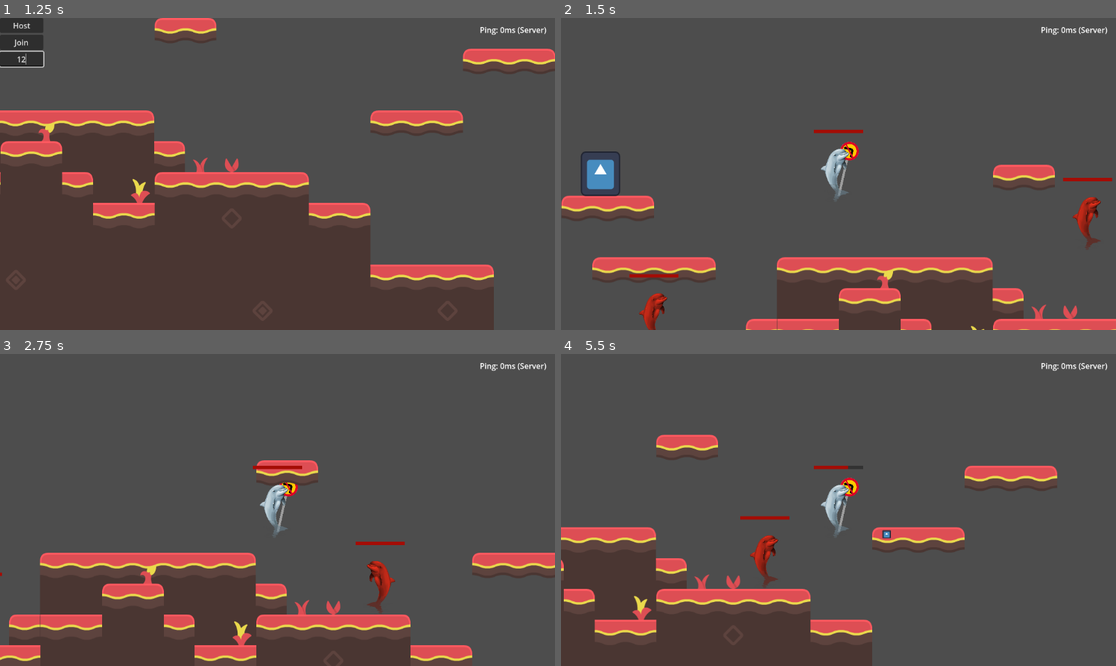
Above: before the commit, frames 1-4 (two rows, left to right).
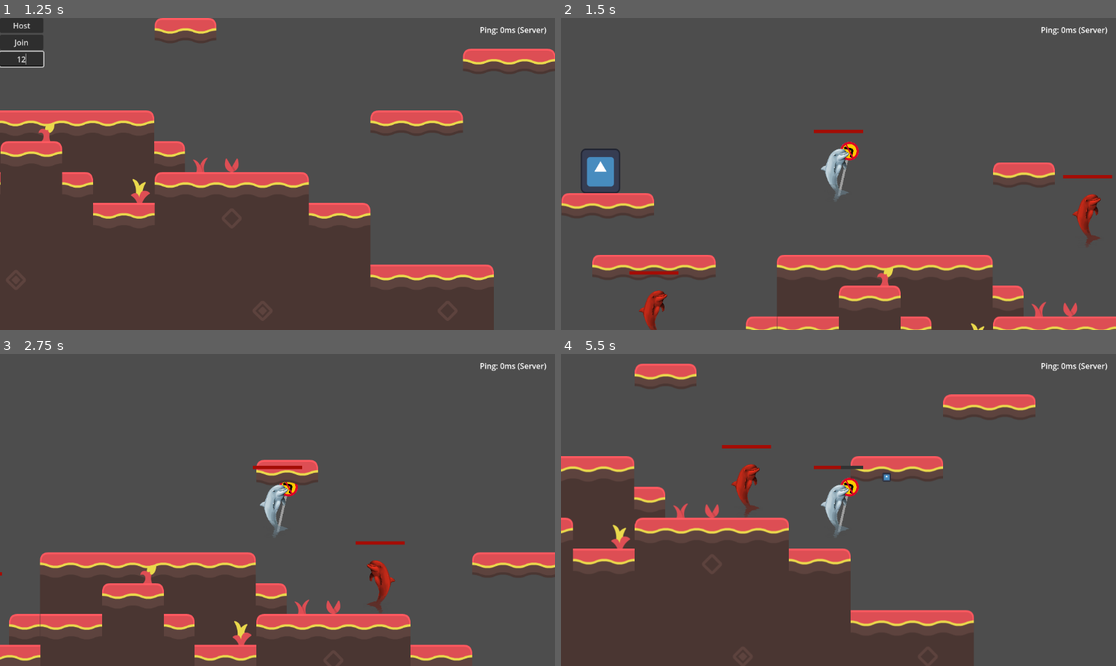
Above: after the commit, the same moments.

Repository: A-vd-E/Eget-spel
Game: Godot game, scene res://scenes/main.tscn
The game is run twice, just before and just after one commit, with the same random seed, the same clock (stepped at 60 frames per second) and the same inputs. The engine's default icon, where the game draws it, is replaced by a stand-in: a white triangle on a blue panel in a dark square.
Inputs (mouse positions are in pixels of both pictures, inside the frame that each line leads up to):
- Up to frame 1 (1.25 s): click (22, 58) at 0.52 s; type "12" at 0.6 s
- Up to frame 2 (1.5 s): click "Host" at 1.25 s
- Up to frame 3 (2.75 s): hold D (right) from 2.03 s (still down); tap C (dash) at 2.1 s; tap Space (jump) at 2.27, 2.3, 2.57 s
- Up to frame 4 (5.5 s): tap Space (jump) at 2.85, 3.02, 3.32, 3.8, 4.52, 4.82, 5.27, 5.3 s; tap C (dash) at 3.05, 3.6, 4.55 s; release D (right) at 3.53 s; hold A (left) 3.53-4.28 s; hold D (right) from 4.28 s (still down); tap X (melee_attack) at 4.35 s; tap F (ranged_attack) at 5.1 s

Frame 1 is identical in both runs. In frame 2, 5.6% of the frame differs, in the area x 0-100%, y 41-100%; in frame 3, 1.4%; in frame 4, 22%, in the area x 0-90%, y 3-100%.

Commit message:
Add falling state and wall jump

Diff:
--- a/scenes/player.tscn
+++ b/scenes/player.tscn
@@ -9,13 +9,15 @@
 [ext_resource type="Script" uid="uid://csf0ypjefua5c" path="res://scripts/combat/attacking/attack_ability.gd" id="7_fjrip"]
 [ext_resource type="Texture2D" uid="uid://c566agru67r15" path="res://assets/images/Screenshot from 2026-04-28 13-41-57.png" id="8_smehm"]
 [ext_resource type="Script" uid="uid://bmoimaulsf86r" path="res://scripts/states/state_machine.gd" id="8_ur7pv"]
-[ext_resource type="Script" uid="uid://cgsfsyyqyr1xh" path="res://scripts/states/active_states/idle_state.gd" id="9_y4r1p"]
-[ext_resource type="Script" uid="uid://bmtsnkf7xk3ws" path="res://scripts/states/active_states/jump_state.gd" id="10_d2wvv"]
-[ext_resource type="Script" uid="uid://c0arskwrttllr" path="res://scripts/states/active_states/walk_state.gd" id="11_3v2ag"]
-[ext_resource type="Script" uid="uid://bij3pej27y3os" path="res://scripts/states/active_states/dash_state.gd" id="12_3v2ag"]
-[ext_resource type="Script" uid="uid://bmngkirunbide" path="res://scripts/states/active_states/hurt_state.gd" id="14_a8ls1"]
-[ext_resource type="Script" uid="uid://bvr046aph7mv7" path="res://scripts/states/passive_states/alive_state.gd" id="14_oprun"]
-[ext_resource type="Script" uid="uid://bcp4ynm217us8" path="res://scripts/states/passive_states/death_state.gd" id="15_a8ls1"]
+[ext_resource type="Script" uid="uid://cgsfsyyqyr1xh" path="res://scripts/states/temporary_states/idle_state.gd" id="9_y4r1p"]
+[ext_resource type="Script" uid="uid://bmtsnkf7xk3ws" path="res://scripts/states/temporary_states/jump_state.gd" id="10_d2wvv"]
+[ext_resource type="Script" uid="uid://c0arskwrttllr" path="res://scripts/states/temporary_states/walk_state.gd" id="11_3v2ag"]
+[ext_resource type="Script" uid="uid://bij3pej27y3os" path="res://scripts/states/temporary_states/dash_state.gd" id="12_3v2ag"]
+[ext_resource type="Script" uid="uid://bmngkirunbide" path="res://scripts/states/temporary_states/hurt_state.gd" id="14_a8ls1"]
+[ext_resource type="Script" uid="uid://bvr046aph7mv7" path="res://scripts/states/lasting_states/alive_state.gd" id="14_oprun"]
+[ext_resource type="Script" uid="uid://bcp4ynm217us8" path="res://scripts/states/lasting_states/death_state.gd" id="15_a8ls1"]
+[ext_resource type="Script" uid="uid://cumef0317i5mv" path="res://scripts/states/temporary_states/wall_jump_state.gd" id="15_fulsm"]
+[ext_resource type="Script" uid="uid://bttmjyaeme84k" path="res://scripts/states/temporary_states/fall_state.gd" id="16_4r5pv"]
 
 [sub_resource type="SceneReplicationConfig" id="SceneReplicationConfig_tuyoq"]
 properties/0/path = NodePath(".:player_id")
@@ -195,6 +197,9 @@
 script = ExtResource("10_d2wvv")
 metadata/_custom_type_script = "uid://bmtsnkf7xk3ws"
 
+[node name="wall_jump_buffer_timer" type="Timer" parent="ActionsStateMachine/JumpState" unique_id=1358830638]
+wait_time = 0.05
+
 [node name="WalkState" type="Node" parent="ActionsStateMachine" unique_id=205268049]
 script = ExtResource("11_3v2ag")
 metadata/_custom_type_script = "uid://c0arskwrttllr"
@@ -212,6 +217,20 @@
 
 [node name="stun_duration_timer" type="Timer" parent="ActionsStateMachine/HurtState" unique_id=1138116383]
 wait_time = 0.3
+
+[node name="WallJumpState" type="Node" parent="ActionsStateMachine" unique_id=428585659]
+script = ExtResource("15_fulsm")
+metadata/_custom_type_script = "uid://cumef0317i5mv"
+
+[node name="wall_jump_timer" type="Timer" parent="ActionsStateMachine/WallJumpState" unique_id=1935086018]
+wait_time = 0.2
+
+[node name="FallState" type="Node" parent="ActionsStateMachine" unique_id=430273992]
+script = ExtResource("16_4r5pv")
+metadata/_custom_type_script = "uid://bttmjyaeme84k"
+
+[node name="wall_jump_buffer_timer" type="Timer" parent="ActionsStateMachine/FallState" unique_id=601628456]
+wait_time = 0.05
 
 [node name="StatusStateMachine" type="Node" parent="." unique_id=828353105 node_paths=PackedStringArray("initial_state")]
 script = ExtResource("8_ur7pv")
@@ -230,6 +249,9 @@
 [connection signal="timeout" from="InputSynchronizer/jump_buffer_timer" to="InputSynchronizer" method="_on_jump_buffer_timer_timeout"]
 [connection signal="timeout" from="AttackComponent/attack_again_timer" to="AttackComponent" method="_on_attack_again_timer_timeout"]
 [connection signal="timeout" from="AttackComponent/lock_turning_timer" to="AttackComponent" method="_on_lock_turning_timer_timeout"]
+[connection signal="timeout" from="ActionsStateMachine/JumpState/wall_jump_buffer_timer" to="ActionsStateMachine/JumpState" method="_on_wall_jump_buffer_timer_timeout"]
 [connection signal="timeout" from="ActionsStateMachine/DashState/dash_again_timer" to="ActionsStateMachine/DashState" method="_on_dash_again_timer_timeout"]
 [connection signal="timeout" from="ActionsStateMachine/HurtState/stun_duration_timer" to="ActionsStateMachine/HurtState" method="_on_stun_duration_timer_timeout"]
+[connection signal="timeout" from="ActionsStateMachine/WallJumpState/wall_jump_timer" to="ActionsStateMachine/WallJumpState" method="_on_wall_jump_timer_timeout"]
+[connection signal="timeout" from="ActionsStateMachine/FallState/wall_jump_buffer_timer" to="ActionsStateMachine/FallState" method="_on_wall_jump_buffer_timer_2_timeout"]
 [connection signal="timeout" from="StatusStateMachine/DeathState/automatic_revival_timer" to="StatusStateMachine/DeathState" method="_on_automatic_revival_timer_timeout"]
--- a/scripts/player_controller.gd
+++ b/scripts/player_controller.gd
@@ -3,6 +3,11 @@
 const SPEED := 300.0
 const JUMP_VELOCITY := -700.0
 const DASH_SPEED := 900.0
+const WALL_JUMP_FORCE_X = 200.0
+const WALL_JUMP_FORCE_Y = -700.0
+const WALL_SLIDE_SPEED = 200.0
+
+var wall_jump_locked := false
 
 
 @onready var attack_component: Node = $AttackComponent
--- a/scripts/states/active_states/jump_state.gd
+++ /dev/null
@@ -1,52 +0,0 @@
-extends State
-class_name JumpState
-
-func  _ready():
-	allowed_actions = {
-		Actions.PlayerAction.MOVE: true,
-		Actions.PlayerAction.JUMP: false,
-		Actions.PlayerAction.DASH: true,
-		Actions.PlayerAction.MELEE: true,
-		Actions.PlayerAction.RANGED: true
-	}
-
-func enter():
-	#print("Entering jump state")
-
-	if character.is_on_floor():
-		character.velocity.y = character.JUMP_VELOCITY
-
-
-func physics_update(delta: float):
-
-	if character.movement_locked:
-		state_machine.change_state("idlestate")
-		return
-
-	character.apply_gravity(delta)
-	if character.moving_direction:
-		character.velocity.x = character.moving_direction * character.SPEED
-
-	# Handles jump.
-
-
-	if character.moving_direction == 0:
-		character.velocity.x = move_toward(
-			character.velocity.x,
-			0,
-			character.SPEED)
-
-	if character.is_on_floor():
-		if character.moving_direction != 0:
-
-			state_machine.change_state(	"walkstate")
-			return
-		elif character.moving_direction == 0:
-
-			state_machine.change_state(	"idlestate")
-			return
-
-func handle_input(action):
-	match action:
-		Actions.PlayerAction.DASH:
-			state_machine.change_state("dashstate")
--- a/scripts/states/active_states/dash_state.gd
+++ b/scripts/states/temporary_states/dash_state.gd
@@ -15,13 +15,13 @@
 		Actions.PlayerAction.MOVE: false,
 		Actions.PlayerAction.JUMP: false,
 		Actions.PlayerAction.DASH: false,
-		Actions.PlayerAction.MELEE: false,
+		Actions.PlayerAction.MELEE: true,
 		Actions.PlayerAction.RANGED: false
 	}
 
 
 func enter():
-
+	print("enter dash")
 	elapsed = 0.0
 	start_position = character.global_position
 
@@ -64,7 +64,11 @@
 
 	character.remove_turn_lock("dash")
 
-	state_machine.change_state("idlestate")
+	if not character.is_on_floor():
+		state_machine.change_state("fallstate")
+		return
+	else:
+		state_machine.change_state("idlestate")
 
 
 func _on_dash_again_timer_timeout():
--- /dev/null
+++ b/scripts/states/temporary_states/fall_state.gd
@@ -0,0 +1,85 @@
+extends State
+class_name FallState
+
+var wants_wall_jump := false
+var fall_gravity_multiplier := 1.3
+
+
+func  _ready():
+	allowed_actions = {
+		Actions.PlayerAction.MOVE: true,
+		Actions.PlayerAction.JUMP: true,
+		Actions.PlayerAction.DASH: true,
+		Actions.PlayerAction.MELEE: true,
+		Actions.PlayerAction.RANGED: true
+	}
+
+func enter():
+	print("enter fall")
+	wants_wall_jump = false
+
+func physics_update(delta: float):
+
+
+
+	fall_gravity(delta)
+
+
+	# Allows horizontal movement
+	if character.moving_direction:
+		character.velocity.x = character.moving_direction * character.SPEED
+
+
+	# Slow down horizontaly if no horizontal movement
+	if character.moving_direction == 0:
+		character.velocity.x = move_toward(
+			character.velocity.x,
+			0,
+			character.SPEED)
+
+
+	# Wall slide
+	if character.is_on_wall() and !character.is_on_floor() and character.velocity.y > 0:
+		character.velocity.y = min(character.velocity.y, character.WALL_SLIDE_SPEED)
+
+	# Wall jump
+	if wants_wall_jump:
+		if character.is_on_wall():
+				print("walljump test, in falling")
+				wants_wall_jump = false
+				state_machine.change_state("walljumpstate")
+				return
+
+
+	# Landing transition
+	if character.is_on_floor():
+		if character.moving_direction != 0:
+
+			state_machine.change_state(	"walkstate")
+			return
+		elif character.moving_direction == 0:
+
+			state_machine.change_state(	"idlestate")
+			return
+
+func handle_input(action):
+	match action:
+		Actions.PlayerAction.DASH:
+			state_machine.change_state("dashstate")
+
+		Actions.PlayerAction.JUMP:
+			# WALL JUMP
+
+			wants_wall_jump = true
+			$wall_jump_buffer_timer.start()
+
+
+
+
+
+func _on_wall_jump_buffer_timer_timeout() -> void:
+	wants_wall_jump = false
+	$wall_jump_buffer_timer.stop()
+
+func fall_gravity(delta):
+	character.velocity += character.get_gravity() * delta * fall_gravity_multiplier
--- a/scripts/states/active_states/hurt_state.gd
+++ b/scripts/states/temporary_states/hurt_state.gd
@@ -15,7 +15,7 @@
 
 
 func enter():
-
+	print("enter hurt")
 	$stun_duration_timer.start()
 	# Stop conflicting movement states
 	character.dashing = false
@@ -41,4 +41,7 @@
 	$stun_duration_timer.stop()
 	character.remove_turn_lock("hurt")
 
-	state_machine.change_state("idlestate")
+	if character.is_on_floor():
+		state_machine.change_state("fallstate")
+	else:
+		state_machine.change_state("idlestate")
--- a/scripts/states/active_states/walk_state.gd
+++ b/scripts/states/temporary_states/idle_state.gd
@@ -1,5 +1,7 @@
 extends State
-class_name WalkState
+
+class_name IdleState
+
 
 func  _ready():
 	allowed_actions = {
@@ -11,31 +13,35 @@
 	}
 
 func enter():
-	#print("Entering walk state")
-	pass
-# For movement
+	print("Entering idle state")
+
+
+
+
 func physics_update(delta: float):
 
-	if character.movement_locked:
-		state_machine.change_state("idlestate")
-		return
+	if !character.is_on_floor():
+		state_machine.change_state("fallstate")
 
-	if not character.is_on_floor():
-		character.apply_gravity(delta)
+	character.apply_gravity(delta)
+	if character.moving_direction == 0:
+		character.velocity.x = move_toward(
+			character.velocity.x,
+			0,
+			character.SPEED)
 
-	if character.moving_direction == 0:
-		state_machine.change_state("idlestate")
+
+
+	if character.moving_direction != 0:
+		state_machine.change_state("walkstate")
 		return
 
 
-	if character.moving_direction:
-		character.velocity.x = character.moving_direction * character.SPEED
 
 func handle_input(action):
 	match action:
 		Actions.PlayerAction.DASH:
-			if character.can_dash:
-				state_machine.change_state("dashstate")
+			state_machine.change_state("dashstate")
 
 		Actions.PlayerAction.JUMP:
 			if character.buffered_jump and character.is_on_floor() :
--- /dev/null
+++ b/scripts/states/temporary_states/jump_state.gd
@@ -0,0 +1,80 @@
+extends State
+class_name JumpState
+
+
+var wants_wall_jump := false
+
+
+func  _ready():
+	allowed_actions = {
+		Actions.PlayerAction.MOVE: true,
+		Actions.PlayerAction.JUMP: true,
+		Actions.PlayerAction.DASH: true,
+		Actions.PlayerAction.MELEE: true,
+		Actions.PlayerAction.RANGED: true
+	}
+
+
+func enter():
+
+
+	print("enter jump")
+	wants_wall_jump = false
+	# Jump
+	if character.is_on_floor():
+		character.velocity.y = character.JUMP_VELOCITY
+
+
+func physics_update(delta: float):
+
+
+	character.apply_gravity(delta)
+
+	if character.velocity.y >= 0:
+		state_machine.change_state("fallstate")
+		return
+
+
+
+	# Allows horizontal movement
+	if character.moving_direction:
+		character.velocity.x = character.moving_direction * character.SPEED
+	# Slow down horizontaly if no horizontal movement
+	if character.moving_direction == 0:
+		character.velocity.x = move_toward(
+			character.velocity.x,
+			0,
+			character.SPEED)
+
+
+
+	## Wall slide
+	#if character.is_on_wall() and !character.is_on_floor() and character.velocity.y > 0:
+		#character.velocity.y = min(character.velocity.y, character.WALL_SLIDE_SPEED)
+	#
+	# Wall jump
+	if wants_wall_jump:
+		if character.is_on_wall():
+				print("walljump test, in falling")
+				wants_wall_jump = false
+				state_machine.change_state("walljumpstate")
+				return
+
+
+func handle_input(action):
+	match action:
+		Actions.PlayerAction.DASH:
+			state_machine.change_state("dashstate")
+
+		Actions.PlayerAction.JUMP:
+			# WALL JUMP
+			wants_wall_jump = true
+			$wall_jump_buffer_timer.start()
+
+
+
+
+
+func _on_wall_jump_buffer_timer_timeout() -> void:
+	wants_wall_jump = false
+	$wall_jump_buffer_timer.stop()
--- a/scripts/states/active_states/idle_state.gd
+++ b/scripts/states/temporary_states/walk_state.gd
@@ -1,7 +1,5 @@
 extends State
-
-class_name IdleState
-
+class_name WalkState
 
 func  _ready():
 	allowed_actions = {
@@ -11,36 +9,33 @@
 		Actions.PlayerAction.MELEE: true,
 		Actions.PlayerAction.RANGED: true
 	}
-# For initialization
+
 func enter():
-	#print("Entering idle state")
-	pass
+	print("Entering walk state")
 
-
-
+# For movement
 func physics_update(delta: float):
 
+	if character.movement_locked:
+		state_machine.change_state("idlestate")
+		return
 
+	if not character.is_on_floor():
+		state_machine.change_state("fallstate")
 
-	character.apply_gravity(delta)
 	if character.moving_direction == 0:
-		character.velocity.x = move_toward(
-			character.velocity.x,
-			0,
-			character.SPEED)
-
-
-
-	if character.moving_direction != 0:
-		state_machine.change_state("walkstate")
+		state_machine.change_state("idlestate")
 		return
 
 
+	if character.moving_direction:
+		character.velocity.x = character.moving_direction * character.SPEED
 
 func handle_input(action):
 	match action:
 		Actions.PlayerAction.DASH:
-			state_machine.change_state("dashstate")
+			if character.can_dash:
+				state_machine.change_state("dashstate")
 
 		Actions.PlayerAction.JUMP:
 			if character.buffered_jump and character.is_on_floor() :
--- /dev/null
+++ b/scripts/states/temporary_states/wall_jump_state.gd
@@ -0,0 +1,50 @@
+extends State
+class_name WallJumpState
+
+var wants_wall_jump := false
+var wall_jump_locked := false
+
+func  _ready():
+	allowed_actions = {
+		Actions.PlayerAction.MOVE: false,
+		Actions.PlayerAction.JUMP: false,
+		Actions.PlayerAction.DASH: false,
+		Actions.PlayerAction.MELEE: false,
+		Actions.PlayerAction.RANGED: false
+	}
+
+
+func enter():
+
+	print("enter wall jump")
+	wall_jump_locked = true
+
+	var wall_normal = character.get_wall_normal()
+
+	character.velocity.y = character.WALL_JUMP_FORCE_Y
+	character.velocity.x = wall_normal.x * character.WALL_JUMP_FORCE_X
+
+	wants_wall_jump = false
+	$wall_jump_timer.start()
+
+func physics_update(delta: float):
+
+
+
+	character.apply_gravity(delta)
+
+
+
+func handle_input(action):
+	match action:
+		Actions.PlayerAction.DASH:
+			state_machine.change_state("dashstate")
+
+
+
+
+func _on_wall_jump_timer_timeout() -> void:
+	wall_jump_locked = false
+
+	$wall_jump_timer.stop()
+	state_machine.change_state("fallstate")
Renamed: scripts/states/passive_states/alive_state.gd -> scripts/states/lasting_states/alive_state.gd
Renamed: scripts/states/passive_states/alive_state.gd.uid -> scripts/states/lasting_states/alive_state.gd.uid
Renamed: scripts/states/passive_states/death_state.gd -> scripts/states/lasting_states/death_state.gd
Renamed: scripts/states/passive_states/death_state.gd.uid -> scripts/states/lasting_states/death_state.gd.uid
Renamed: scripts/states/active_states/dash_state.gd.uid -> scripts/states/temporary_states/dash_state.gd.uid
Not shown, added: scripts/states/temporary_states/fall_state.gd.uid
Renamed: scripts/states/active_states/hurt_state.gd.uid -> scripts/states/temporary_states/hurt_state.gd.uid
Renamed: scripts/states/active_states/idle_state.gd.uid -> scripts/states/temporary_states/idle_state.gd.uid
Renamed: scripts/states/active_states/jump_state.gd.uid -> scripts/states/temporary_states/jump_state.gd.uid
Renamed: scripts/states/active_states/walk_state.gd.uid -> scripts/states/temporary_states/walk_state.gd.uid
Not shown, added: scripts/states/temporary_states/wall_jump_state.gd.uid
